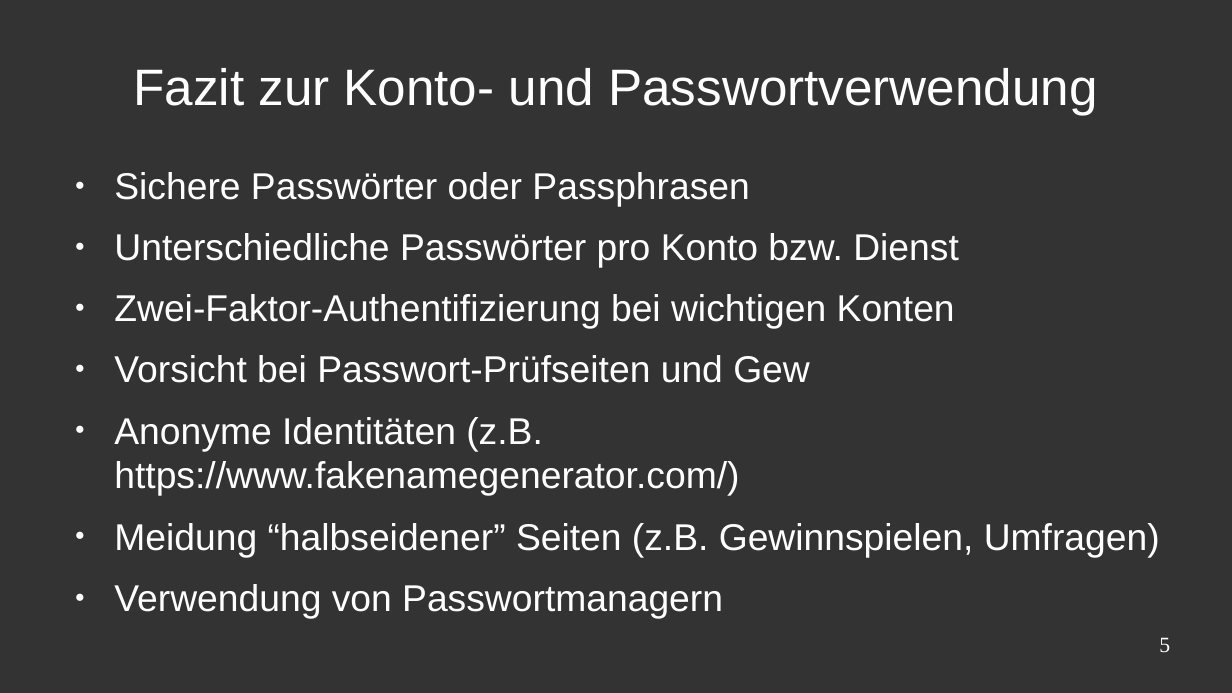
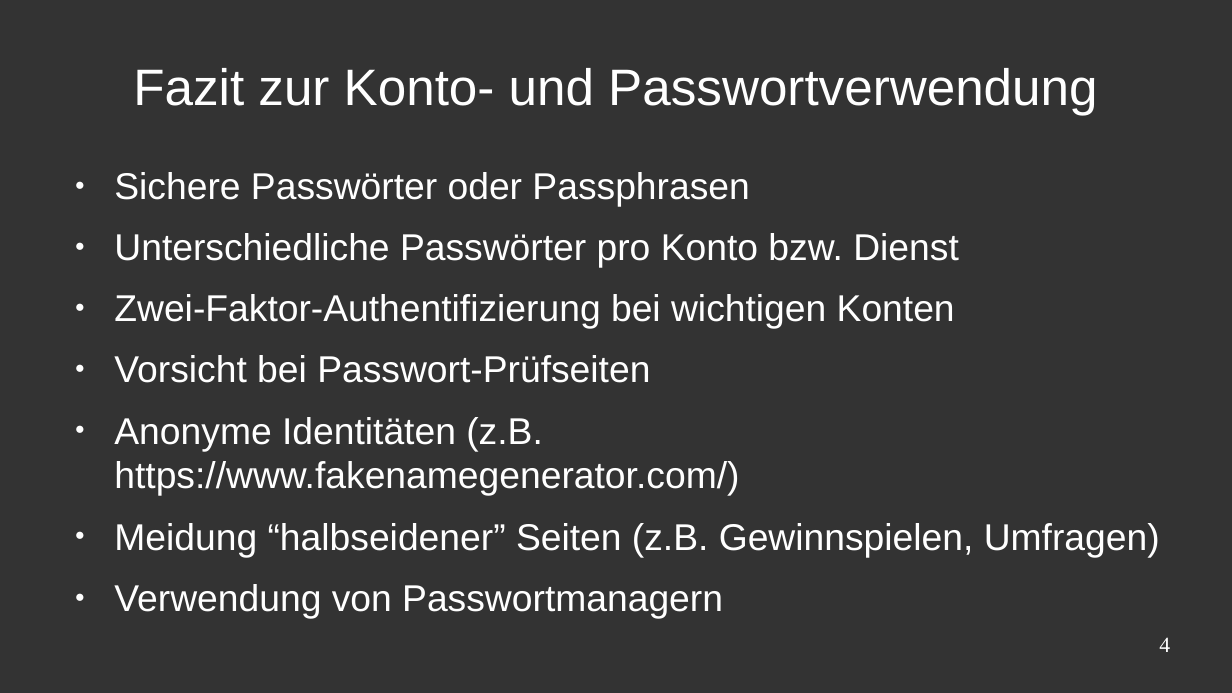
Before and after one commit to CTreffOS/Vortraege, a slide deck: slide 4 of Netsurvival - Ein moderner Ueberlebensguide/vortrag_teil_pvoigt.odp (slide 5 before the commit). Drawn at 1232x693 pixels with LibreOffice and Linux fonts; fonts in the diff are those of the drawing; background and template pictures are left out. Boxes give left, top, right and bottom in pixels: in the first picture for what was removed or moved away, otherwise in the second. Text is boxed around its words. In the diff, an @@ line names an element or a change of style, - is before the commit and + after.

```diff
--- a/Netsurvival - Ein moderner Ueberlebensguide/vortrag_teil_pvoigt.odp
+++ b/Netsurvival - Ein moderner Ueberlebensguide/vortrag_teil_pvoigt.odp
@@ text at (114,355,650,383): text changed @@
-● Vorsicht bei Passwort-Prüfseiten und Gew
+● Vorsicht bei Passwort-Prüfseiten
@@ page number at (1159,637,1170,652): text changed @@
-5
+4
```
Also in this commit, not shown: 2 other slides changed, 3 slides added, 1 slide removed, 1 other file.
